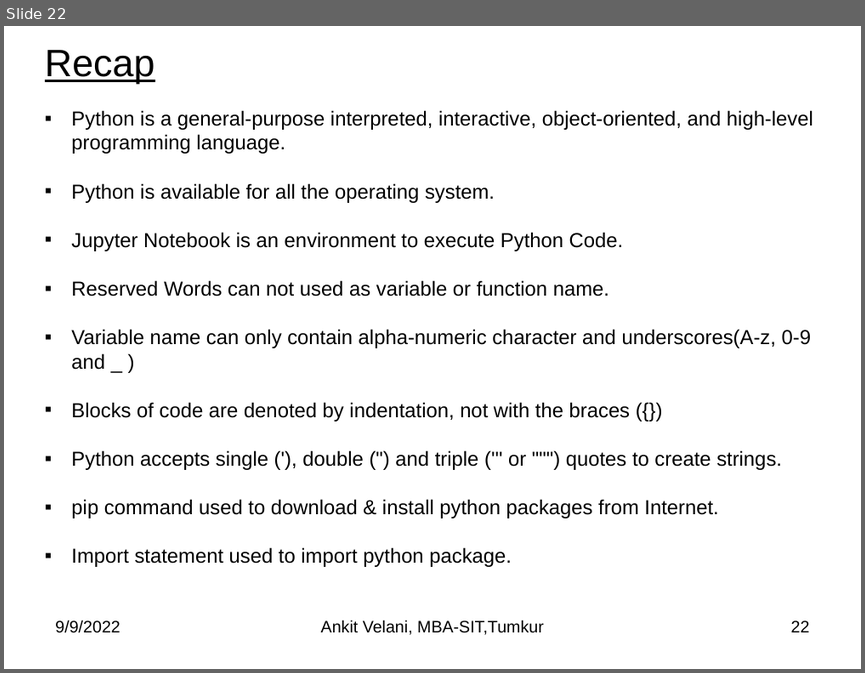
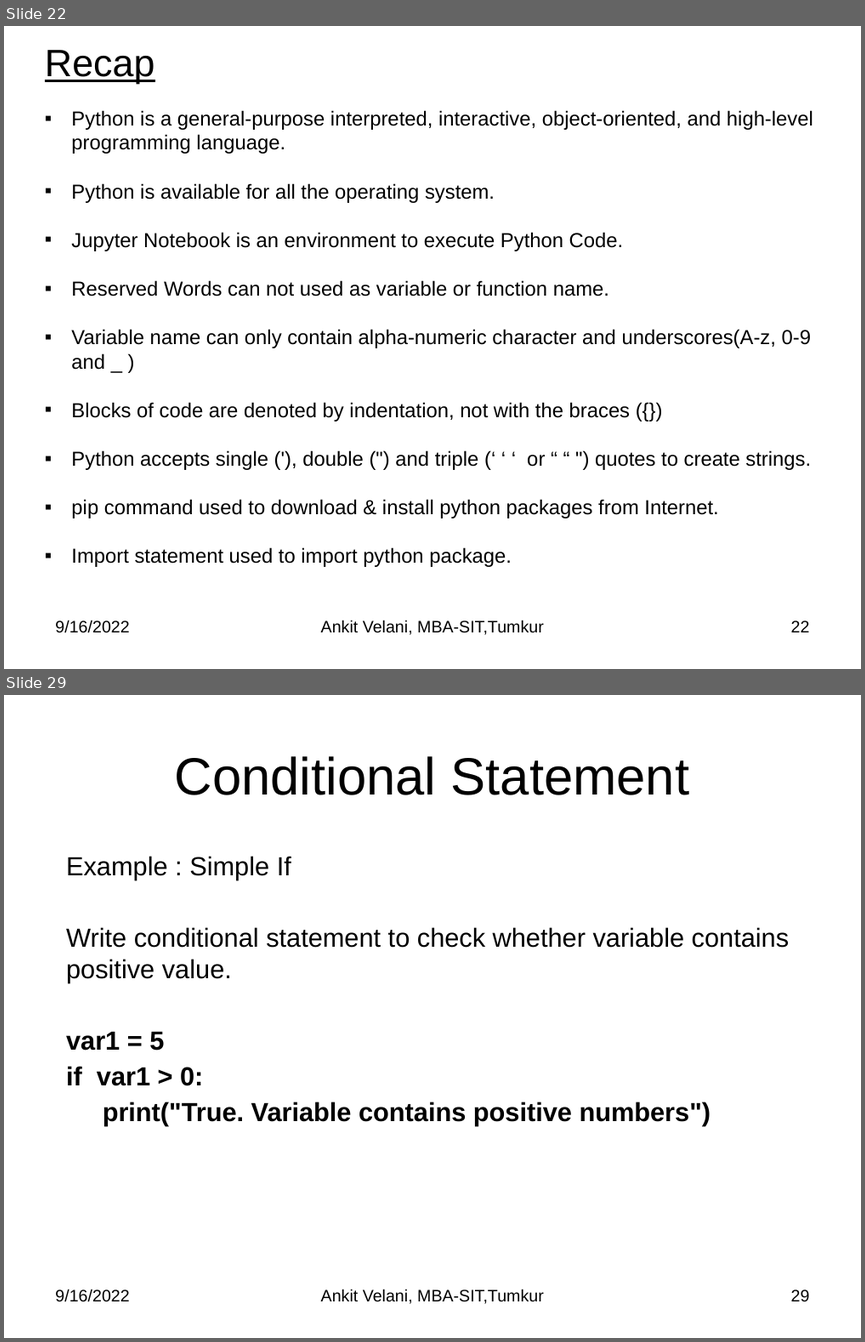
Before and after one commit to sitmbadept/sitmbadept.github.io, a slide deck: BDTM/Python/Unit-4-Python-Programming.pptx. Shown one above the other, each under a label of ours: slide 22 before the commit, slides 22 and 29 after it; the slides between them are not shown. The pictures are 865x673 and 865x1342 pixels, drawn with LibreOffice and Linux fonts; fonts in the diff are those of the drawing. Boxes give left, top, right and bottom in pixels: in the first picture for what was removed or moved away, otherwise in the second. Text is boxed around its words. In the diff, an @@ line names an element or a change of style, - is before the commit and + after.

```diff
--- a/BDTM/Python/Unit-4-Python-Programming.pptx
+++ b/BDTM/Python/Unit-4-Python-Programming.pptx
@@ slide 29 added at (4, 695, 861, 1338), background #FFFFFF @@
@@ title added at (175, 756, 689, 795), 44 pt, text #000000 @@
+Conditional Statement
@@ text added at (66, 856, 789, 1125), 22 pt, text #000000 @@
+Example : Simple If
+Write conditional statement to check whether variable contains positive value.
+var1 = 5
+if var1 > 0:
+print("True. Variable contains positive numbers")
@@ text added at (55, 1288, 129, 1302), 14 pt, text #000000 @@
+9/16/2022
@@ text added at (321, 1288, 544, 1304), 14 pt, text #000000 @@
+Ankit Velani, MBA-SIT,Tumkur
@@ page number added at (791, 1289, 810, 1302), 14 pt, text #000000 @@
+29
@@ slide 22 changed as well @@
@@ text at (71, 450, 811, 470): text changed @@
-▪ Python accepts single ('), double (") and triple (''' or """) quotes to create strings.
+▪ Python accepts single ('), double (") and triple (‘ ‘ ‘ or “ “ ") quotes to create strings.
@@ text at (55, 619, 129, 633): text changed @@
-9/9/2022
+9/16/2022
```
Also in this commit, not shown: 20 other slides changed, 41 other slides added, 1 other file.
